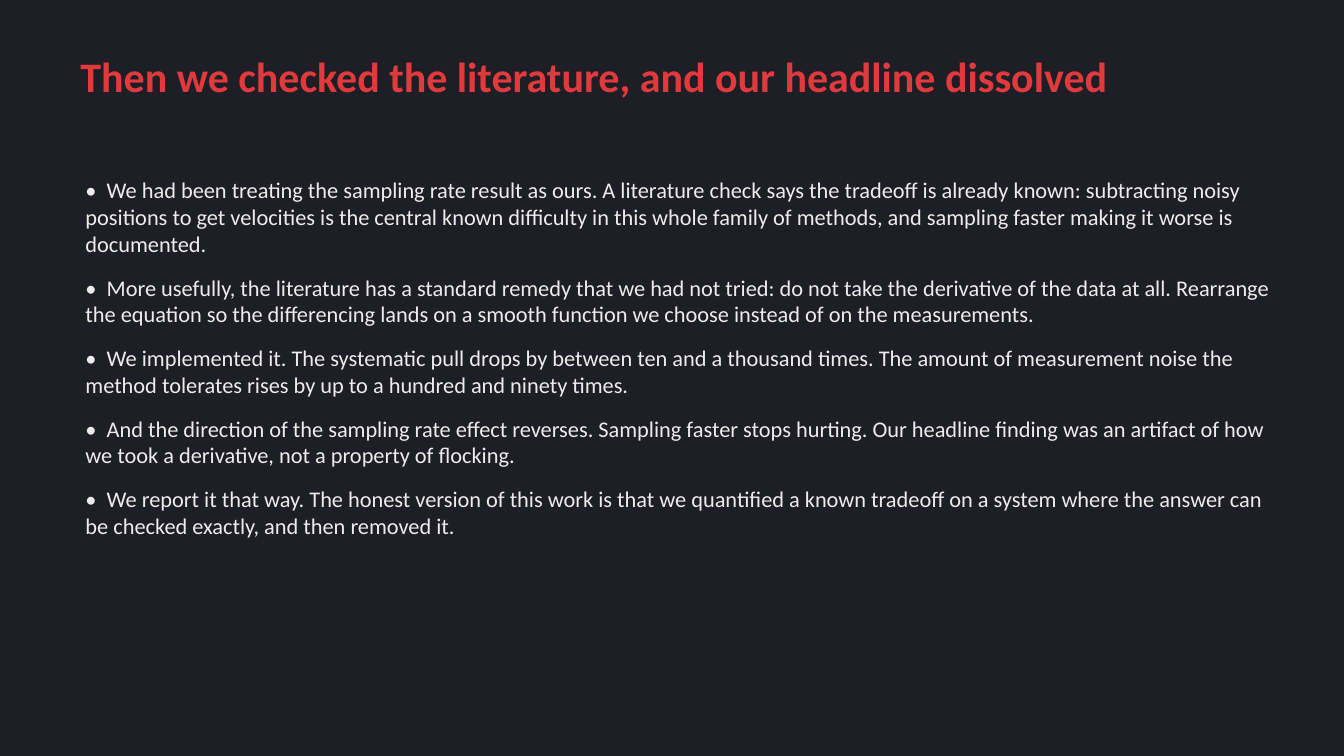
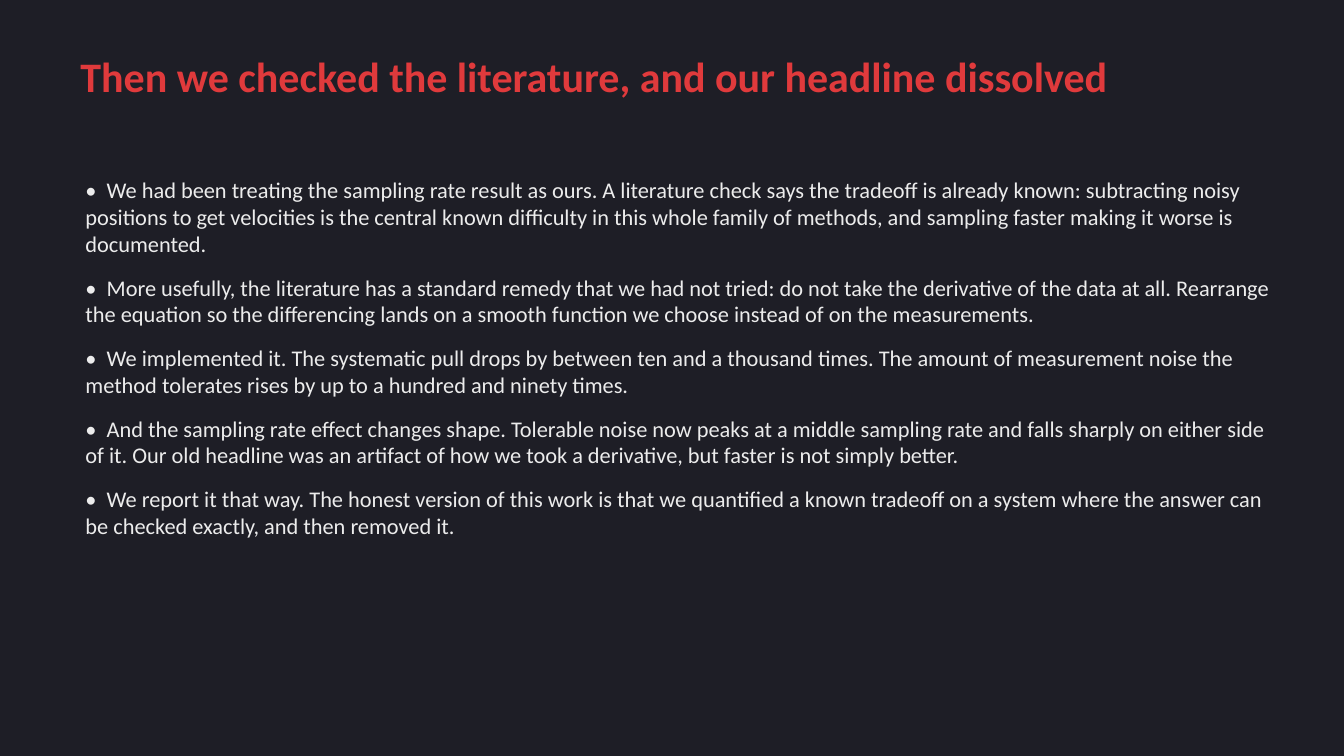
Before and after one commit to MustafaNazeer/Boids-Simulation-Research, a slide deck: slide 5 of meetings/september/28/presentation/progress-deck.pptx. Drawn at 1344x756 pixels with LibreOffice and Linux fonts; fonts in the diff are those of the drawing. Boxes give left, top, right and bottom in pixels: in the first picture for what was removed or moved away, otherwise in the second. Text is boxed around its words. In the diff, an @@ line names an element or a change of style, - is before the commit and + after.

Commit message:
Update the September 28 deck: the sampling rate effect peaks rather than reversing

```diff
--- a/meetings/september/28/presentation/progress-deck.pptx
+++ b/meetings/september/28/presentation/progress-deck.pptx
@@ text at [85,421,1264,467]: text changed @@
-• And the direction of the sampling rate effect reverses. Sampling faster stops hurting. Our headline finding was an artifact of how we took a derivative, not a property of flocking.
+• And the sampling rate effect changes shape. Tolerable noise now peaks at a middle sampling rate and falls sharply on either side of it. Our old headline was an artifact of how we took a derivative, but faster is not simply better.
```
